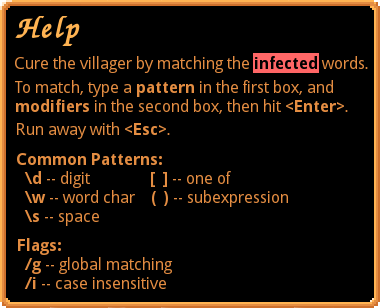
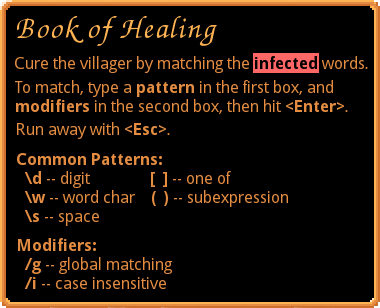
Layers edited between the first and the second 380×308 image:
renamed "Help" to "Book of Healing", painted on it over <box>15,16,217,46</box>
renamed "Flags: ..." to "Modifiers: ...", painted on it over <box>20,238,96,255</box>
